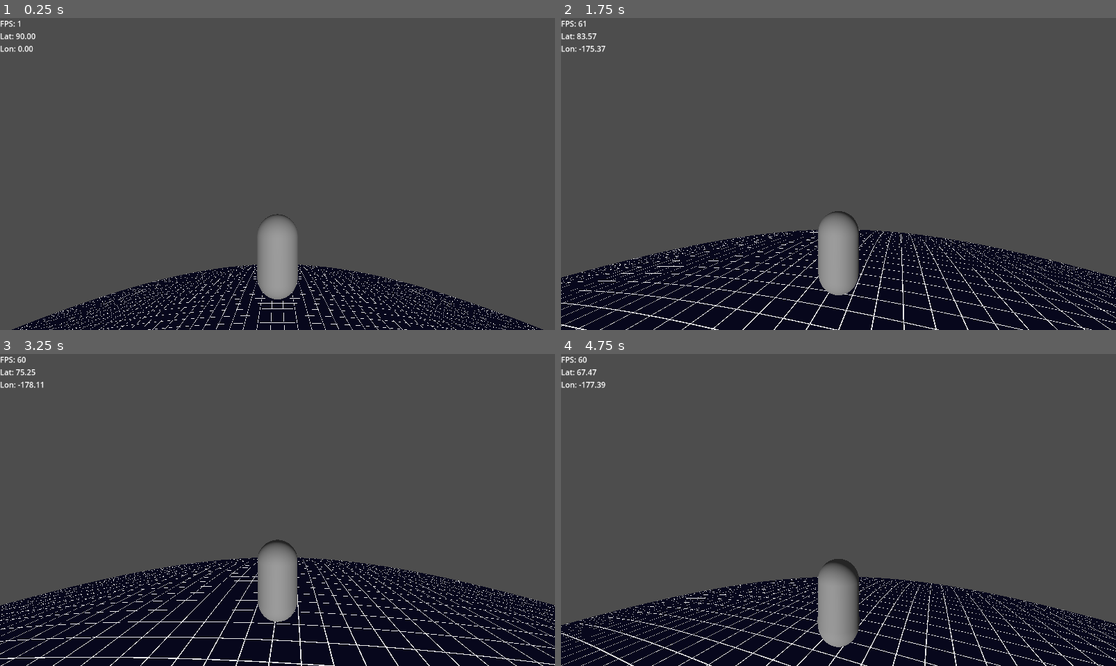
Above: before the commit, frames 1-4 (two rows, left to right).
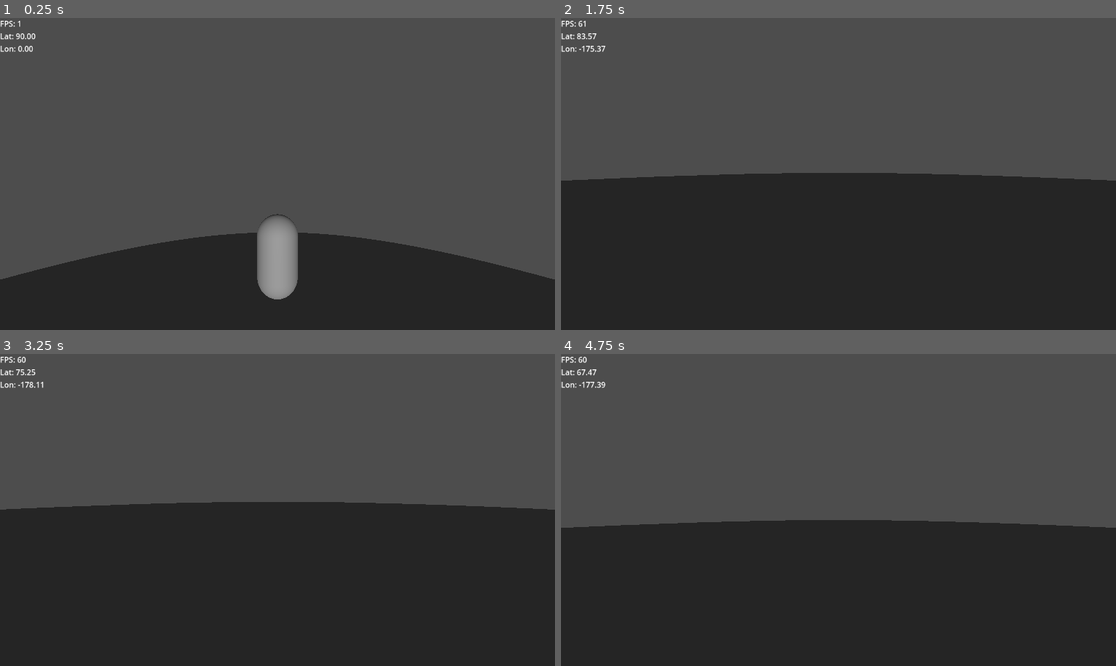
Above: after the commit, the same moments.

Repository: valfrom/LittlePlanet
Game: Godot game, scene res://world.tscn
Two runs of this game, one before a commit and one after it. Both use one fixed random seed, a clock stepped at 60 frames per second and the inputs below.
Inputs (mouse positions are in pixels of both pictures, inside the frame that each line leads up to):
- Up to frame 1 (0.25 s): no input
- Up to frame 2 (1.75 s): move the mouse to (866, 174) at 0.52 s; hold W (move_forward) from 0.53 s (still down); tap Space (jump) at 0.77, 1.52 s; move the mouse to (810, 174) at 1.27 s
- Up to frame 3 (3.25 s): keep holding W (move_forward); move the mouse to (288, 503) at 2.02 s; move the mouse to (271, 516) at 2.77 s; tap Space (jump) at 3.02 s
- Up to frame 4 (4.75 s): keep holding W (move_forward); move the mouse to (877, 513) at 3.52 s; tap Space (jump) at 3.77, 4.52 s; move the mouse to (794, 506) at 4.27 s

The runs differ from the first frame. In frame 1, 24% of the frame differs, in the area x 0-100%, y 68-100%; in frame 2, 49%; in frame 3, 52%, in the area x 0-100%, y 47-100%; in frame 4, 46%.

Commit message:
Add atmospheric shell with custom shader

Diff:
--- /dev/null
+++ b/Atmosphere.gdshader
@@ -0,0 +1,30 @@
+shader_type spatial;
+render_mode unshaded, cull_front, depth_draw_always;
+
+uniform vec3 sun_direction = vec3(0.0, 1.0, 0.0);
+uniform float light_intensity : hint_range(0.0, 10.0, 0.01) = 1.0;
+uniform float scattering_strength : hint_range(0.0, 5.0, 0.01) = 1.0;
+uniform float horizon_falloff : hint_range(0.1, 10.0, 0.01) = 2.0;
+uniform sampler2D day_ramp_texture : source_color, filter_linear, repeat_disable;
+uniform sampler2D dusk_ramp_texture : source_color, filter_linear, repeat_disable;
+
+vec3 sample_ramp(sampler2D ramp, float t) {
+    return texture(ramp, vec2(clamp(t, 0.0, 1.0), 0.5)).rgb;
+}
+
+void fragment() {
+    vec3 view_dir = normalize(CAMERA_POSITION - WORLD_POSITION);
+    vec3 normal = normalize(NORMAL);
+    float horizon = pow(1.0 - abs(dot(normal, view_dir)), horizon_falloff);
+    float day_mix = clamp(dot(-sun_direction, view_dir) * 0.5 + 0.5, 0.0, 1.0);
+
+    vec3 day_color = sample_ramp(day_ramp_texture, day_mix);
+    vec3 dusk_color = sample_ramp(dusk_ramp_texture, day_mix);
+    vec3 color = mix(dusk_color, day_color, day_mix);
+
+    float forward_scatter = pow(max(dot(normal, sun_direction), 0.0), scattering_strength);
+    float intensity = (0.25 + horizon) * (0.5 + forward_scatter) * light_intensity;
+
+    ALBEDO = color * intensity;
+    ALPHA = clamp(horizon * scattering_strength, 0.0, 1.0);
+}
--- /dev/null
+++ b/AtmosphereController.gd
@@ -0,0 +1,20 @@
+extends MeshInstance3D
+
+@export var sun_path: NodePath
+
+var _sun_light: DirectionalLight3D
+var _shader_material: ShaderMaterial
+
+func _ready() -> void:
+    if sun_path != NodePath(""):
+        _sun_light = get_node_or_null(sun_path)
+    _shader_material = material_override as ShaderMaterial
+    if _shader_material == null and mesh:
+        _shader_material = mesh.surface_get_material(0) as ShaderMaterial
+
+func _process(_delta: float) -> void:
+    if _shader_material == null or _sun_light == null:
+        return
+    var sun_dir := -_sun_light.global_transform.basis.z.normalized()
+    _shader_material.set_shader_parameter("sun_direction", sun_dir)
+    _shader_material.set_shader_parameter("light_intensity", _sun_light.light_energy)
--- a/world.tscn
+++ b/world.tscn
@@ -1,9 +1,11 @@
-[gd_scene load_steps=12 format=3 uid="uid://cjds608jy4xuv"]
+[gd_scene load_steps=19 format=3 uid="uid://cjds608jy4xuv"]
 
 [ext_resource type="Material" uid="uid://cdmhn2hjag56n" path="res://PlanetCurvature.tres" id="1_f3sb7"]
 [ext_resource type="Script" uid="uid://mhvgxe13x8ng" path="res://Player.gd" id="2_fj7yv"]
 [ext_resource type="Script" uid="uid://cgf2d738d1fss" path="res://OrbitCamera.gd" id="3_tlwt5"]
 [ext_resource type="Script" uid="uid://du64yerbgjgaa" path="res://HUD.gd" id="4_aqk2v"]
+[ext_resource type="Shader" path="res://Atmosphere.gdshader" id="5_h7cuh"]
+[ext_resource type="Script" path="res://AtmosphereController.gd" id="6_6vsdv"]
 
 [sub_resource type="Environment" id="Environment_tlwt5"]
 
@@ -16,6 +18,35 @@
 height = 200.0
 radial_segments = 2048
 rings = 2048
+
+[sub_resource type="Gradient" id="Gradient_day"]
+offsets = PackedFloat32Array(0, 1)
+colors = PackedColorArray(0.0235294, 0.141176, 0.294118, 1, 0.407843, 0.733333, 1, 1)
+
+[sub_resource type="GradientTexture1D" id="GradientTexture1D_day"]
+gradient = SubResource("Gradient_day")
+width = 256
+
+[sub_resource type="Gradient" id="Gradient_dusk"]
+offsets = PackedFloat32Array(0, 0.5, 1)
+colors = PackedColorArray(1, 0.713726, 0.282353, 1, 0.85098, 0.219608, 0.117647, 1, 0.352941, 0.0666667, 0.0666667, 1)
+
+[sub_resource type="GradientTexture1D" id="GradientTexture1D_dusk"]
+gradient = SubResource("Gradient_dusk")
+width = 256
+
+[sub_resource type="SphereMesh" id="SphereMesh_atmosphere"]
+radius = 105.0
+height = 210.0
+radial_segments = 512
+rings = 256
+
+[sub_resource type="ShaderMaterial" id="ShaderMaterial_atmosphere"]
+shader = ExtResource("5_h7cuh")
+shader_parameter/scattering_strength = 1.5
+shader_parameter/horizon_falloff = 2.5
+shader_parameter/day_ramp_texture = SubResource("GradientTexture1D_day")
+shader_parameter/dusk_ramp_texture = SubResource("GradientTexture1D_dusk")
 
 [sub_resource type="SphereShape3D" id="SphereShape3D_gv5m4"]
 radius = 100.0
@@ -38,6 +69,12 @@
 [node name="MeshInstance3D" type="MeshInstance3D" parent="Planet"]
 material_override = ExtResource("1_f3sb7")
 mesh = SubResource("SphereMesh_tlwt5")
+
+[node name="Atmosphere" type="MeshInstance3D" parent="Planet"]
+mesh = SubResource("SphereMesh_atmosphere")
+material_override = SubResource("ShaderMaterial_atmosphere")
+script = ExtResource("6_6vsdv")
+sun_path = NodePath("../../DirectionalLight3D")
 
 [node name="CollisionShape3D" type="CollisionShape3D" parent="Planet"]
 shape = SubResource("SphereShape3D_gv5m4")
